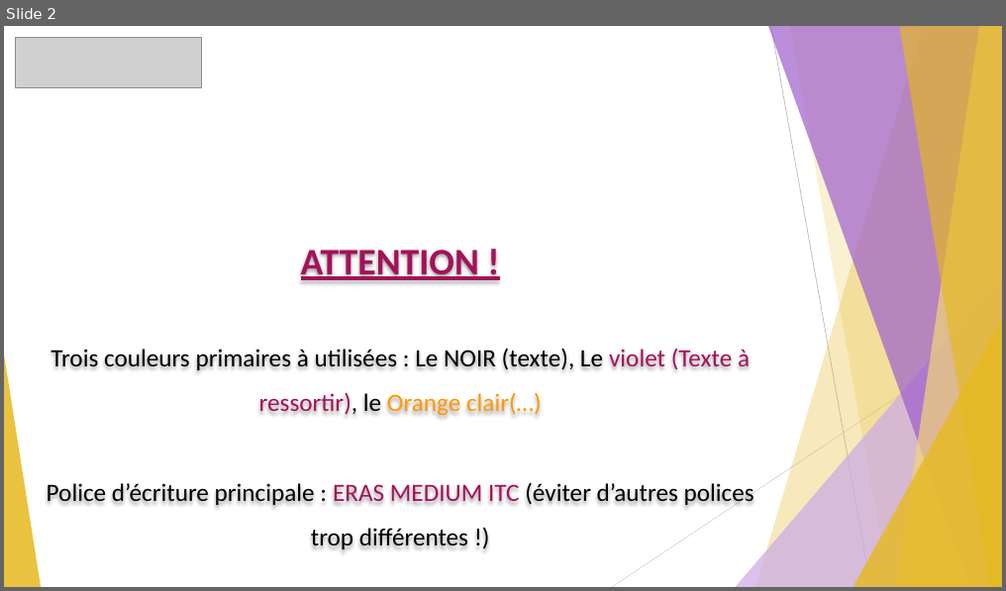
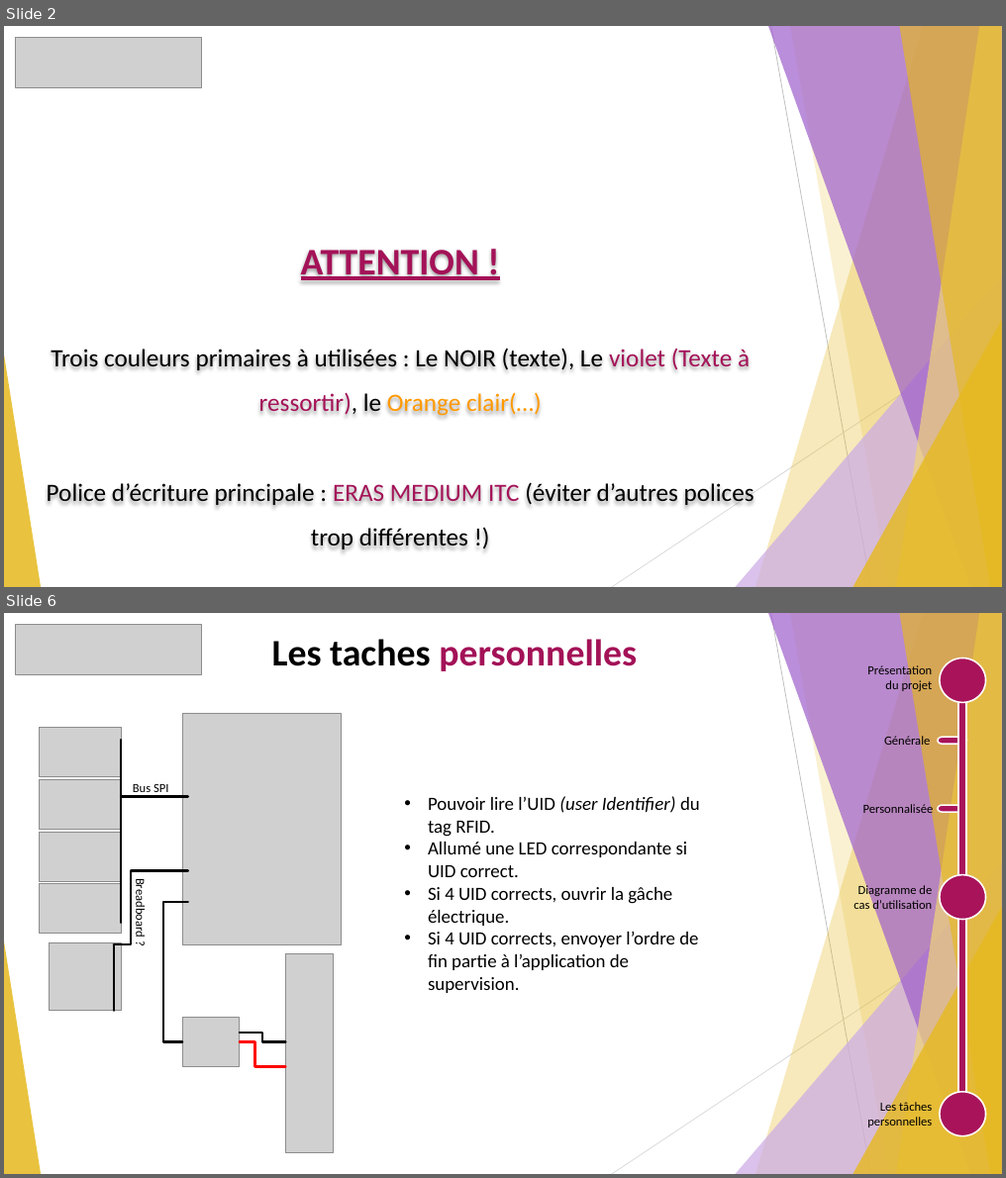
Before and after one commit to GuiguiMvn/Systeme-Escape-Game-Telethon, a slide deck: Guillaume/Documents/Revue 1 de projet étudiant 1 Escape Game Téléthon.pptx. Shown one above the other, each under a label of ours: slide 2 before the commit, slides 2 and 6 after it; the slides between them are not shown. The pictures are 1006x591 and 1006x1178 pixels, drawn with LibreOffice and Linux fonts; fonts in the diff are those of the drawing; grey boxes stand for pictures. Boxes give left, top, right and bottom in pixels: in the first picture for what was removed or moved away, otherwise in the second. Text is boxed around its words. In the diff, an @@ line names an element or a change of style, - is before the commit and + after.

```diff
--- a/Guillaume/Documents/Revue 1 de projet étudiant 1 Escape Game Téléthon.pptx
+++ b/Guillaume/Documents/Revue 1 de projet étudiant 1 Escape Game Téléthon.pptx
@@ slide 6 added at (4, 613, 1002, 1174), background #FFFFFF; not listed: 10 template elements that a slide beside it also shows @@
@@ picture added at (16, 625, 202, 675) @@
@@ text added at (272, 639, 637, 671), 36 pt, text #A31257, bold @@
+Les taches personnelles
@@ text added at (867, 663, 933, 693), 12 pt, text #000000 @@
+Présentation du projet
@@ ellipse added at (940, 658, 986, 702), fill #A8135A, outline #FFFFFF 1.5 pt @@
@@ rectangle added at (958, 674, 966, 1134), fill #FFFFFF, outline #FFFFFF 1.5 pt @@
@@ rectangle added at (958, 691, 966, 1112), fill #A8135A, outline #FFFFFF 1.5 pt @@
@@ picture added at (40, 727, 121, 777) @@
@@ picture added at (182, 713, 341, 947) @@
@@ line added from (121, 740) to (121, 923), #000000 2.25 pt @@
@@ text added at (884, 735, 930, 749), 12 pt, text #000000 @@
+Générale
@@ pill shape added at (938, 738, 966, 744), fill #A8135A, outline #FFFFFF 1.5 pt @@
@@ picture added at (40, 779, 121, 830) @@
@@ text added at (133, 784, 168, 796), 12 pt, text #000000 @@
+Bus SPI
@@ line added from (121, 797) to (188, 797), #000000 2.25 pt @@
@@ text added at (428, 796, 700, 993), 18 pt, text #000000 @@
+• Pouvoir lire l’UID (user Identifier) du tag RFID.
+• Allumé une LED correspondante si UID correct.
+• Si 4 UID corrects, ouvrir la gâche électrique.
+• Si 4 UID corrects, envoyer l’ordre de fin partie à l’application de supervision.
@@ text added at (863, 803, 934, 817), 12 pt, text #000000 @@
+Personnalisée
@@ pill shape added at (938, 805, 966, 812), fill #A8135A, outline #FFFFFF 1.5 pt @@
@@ picture added at (40, 832, 121, 881) @@
@@ elbow line added from (114, 945) to (188, 871), #000000 2.25 pt @@
@@ ellipse added at (940, 875, 986, 919), fill #A8135A, outline #FFFFFF 1.5 pt @@
@@ picture added at (40, 883, 121, 934) @@
@@ text added at (133, 884, 148, 936), 12 pt, text #000000 @@
+Breadboard ?
@@ elbow line added from (182, 1043) to (188, 902), #000000 2.25 pt @@
@@ text added at (853, 883, 932, 912), 12 pt, text #000000 @@
+Diagramme de cas d’utilisation
@@ picture added at (49, 943, 121, 1011) @@
@@ line added from (114, 946) to (114, 1011), #000000 2.25 pt @@
@@ picture added at (285, 955, 333, 1154) @@
@@ picture added at (182, 1018, 239, 1067) @@
@@ elbow line added from (240, 1033) to (285, 1043), #000000 2.25 pt @@
@@ elbow line added from (240, 1043) to (285, 1066), #FF0000 2.25 pt @@
@@ text added at (867, 1100, 932, 1130), 12 pt, text #000000 @@
+Les tâches personnelles
@@ ellipse added at (940, 1092, 986, 1137), fill #A8135A, outline #FFFFFF 1.5 pt @@
```
Also in this commit, not shown: 2 slides changed, 1 other slide added, 1 slide removed, 1 other file.
